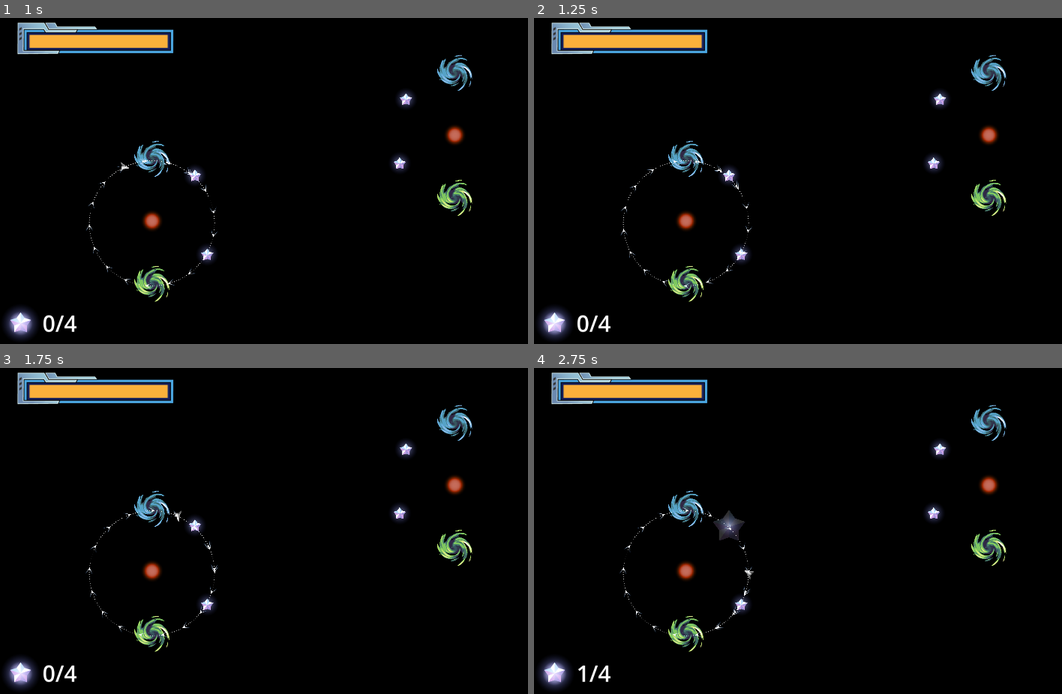
Above: before the commit, frames 1-4 (two rows, left to right).
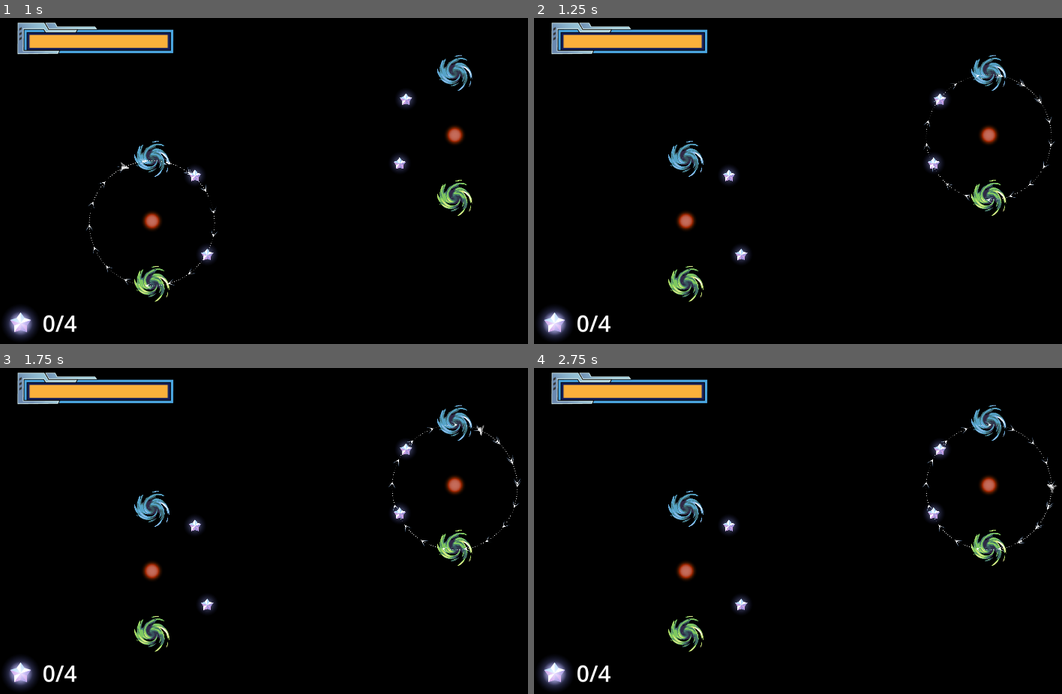
Above: after the commit, the same moments.

Repository: revanj/AstronautAndOrbit
Game: Godot game, scene res://TestLevels/TestWormHole.tscn
The game is run twice, just before and just after one commit, with the same random seed, the same clock (stepped at 60 frames per second) and the same inputs. This scene is started directly instead of the project's main scene. The engine's default icon, where the game draws it, is replaced by a stand-in: a white triangle on a blue panel in a dark square.
Inputs (mouse positions are in pixels of both pictures, inside the frame that each line leads up to):
- Up to frame 1 (1 s): move the mouse to (432, 158) at 0.52 s; hold D (thruster_right_turn) from 0.53 s (still down); click (432, 158) at 0.67 s; click (432, 158) at 0.77 s
- Up to frame 2 (1.25 s): keep holding D (thruster_right_turn)
- Up to frame 3 (1.75 s): release D (thruster_right_turn) at 1.25 s; drag from (179, 540) to (454, 485) at 1.27 s
- Up to frame 4 (2.75 s): move the mouse to (893, 452) at 2.02 s; hold D (thruster_right_turn) from 2.03 s (still down)

Frame 1 is identical in both runs. In frame 2, 0.4% of the frame differs, in the area x 16-99%, y 16-84%; in frame 3, 0.4%; in frame 4, 0.8%, in the area x 8-100%, y 16-97%.

Commit message:
add level snapshots, fix dependencies

Diff:
--- /dev/null
+++ b/Prefabs/UI/LevelSelectPanel.tscn
@@ -0,0 +1,63 @@
+[gd_scene load_steps=9 format=3 uid="uid://yqgqpxn0a40q"]
+
+[ext_resource type="Theme" uid="uid://bqoweilw2b87q" path="res://Art/Resources/ui_theme.tres" id="1_bswdd"]
+[ext_resource type="Script" path="res://Scripts/LevelSelectPanel.gd" id="2_0forn"]
+[ext_resource type="Texture2D" uid="uid://ep8bt4mrb05c" path="res://Art/UI/LevelSnapshots/TripleStarShift.png" id="3_1gqg0"]
+
+[sub_resource type="StyleBoxEmpty" id="StyleBoxEmpty_4bwqk"]
+
+[sub_resource type="StyleBoxEmpty" id="StyleBoxEmpty_3apxn"]
+
+[sub_resource type="StyleBoxEmpty" id="StyleBoxEmpty_cv1ek"]
+
+[sub_resource type="StyleBoxEmpty" id="StyleBoxEmpty_datuk"]
+
+[sub_resource type="StyleBoxEmpty" id="StyleBoxEmpty_esl6t"]
+
+[node name="LevelSelectPanel" type="Panel"]
+modulate = Color(1.5, 1.5, 1.5, 1)
+custom_minimum_size = Vector2(0, 276.51)
+offset_right = 399.0
+offset_bottom = 277.0
+size_flags_horizontal = 3
+theme = ExtResource("1_bswdd")
+script = ExtResource("2_0forn")
+
+[node name="Button" type="Button" parent="."]
+layout_mode = 1
+anchors_preset = 15
+anchor_right = 1.0
+anchor_bottom = 1.0
+grow_horizontal = 2
+grow_vertical = 2
+theme_override_styles/normal = SubResource("StyleBoxEmpty_4bwqk")
+theme_override_styles/hover = SubResource("StyleBoxEmpty_3apxn")
+theme_override_styles/pressed = SubResource("StyleBoxEmpty_cv1ek")
+theme_override_styles/disabled = SubResource("StyleBoxEmpty_datuk")
+theme_override_styles/focus = SubResource("StyleBoxEmpty_esl6t")
+
+[node name="TextureRect" type="TextureRect" parent="."]
+layout_mode = 1
+anchors_preset = 15
+anchor_right = 1.0
+anchor_bottom = 1.0
+offset_left = 26.0
+offset_top = 25.0
+offset_right = -23.0
+offset_bottom = -62.51
+grow_horizontal = 2
+grow_vertical = 2
+texture = ExtResource("3_1gqg0")
+expand_mode = 2
+
+[node name="Label" type="Label" parent="."]
+layout_mode = 0
+offset_left = 26.0
+offset_top = 216.0
+offset_right = 365.0
+offset_bottom = 263.0
+theme_override_font_sizes/font_size = 31
+text = "Something"
+horizontal_alignment = 1
+
+[connection signal="pressed" from="Button" to="." method="_on_button_pressed"]
--- a/Prefabs/WormholePair.tscn
+++ b/Prefabs/WormholePair.tscn
@@ -1,7 +1,7 @@
 [gd_scene load_steps=4 format=3 uid="uid://db2kox2r462sm"]
 
 [ext_resource type="PackedScene" uid="uid://cdl2c78ntdfc8" path="res://Planets/Wormhole/Wormhole.tscn" id="1_4rlku"]
-[ext_resource type="Script" path="res://WormholePair.gd" id="1_bjyp3"]
+[ext_resource type="Script" path="res://Scripts/WormholePair.gd" id="1_bjyp3"]
 
 [sub_resource type="CircleShape2D" id="CircleShape2D_7ak03"]
 radius = 36.0555
--- a/Scenes/ChapterSelect.tscn
+++ b/Scenes/ChapterSelect.tscn
@@ -1,7 +1,7 @@
 [gd_scene load_steps=4 format=3 uid="uid://cmj62u51f6fbd"]
 
+[ext_resource type="PackedScene" uid="uid://yqgqpxn0a40q" path="res://Prefabs/UI/LevelSelectPanel.tscn" id="1_f7xqw"]
 [ext_resource type="Theme" uid="uid://bqoweilw2b87q" path="res://Art/Resources/ui_theme.tres" id="1_gnh1n"]
-[ext_resource type="Texture2D" uid="uid://ep8bt4mrb05c" path="res://Art/UI/image.png" id="2_0phtx"]
 
 [sub_resource type="Theme" id="Theme_ie2we"]
 
@@ -45,35 +45,8 @@
 theme_override_constants/v_separation = 30
 columns = 4
 
-[node name="Panel" type="Panel" parent="VSplitContainer/ScrollContainer/MarginContainer/GridContainer"]
-modulate = Color(1.5, 1.5, 1.5, 1)
-custom_minimum_size = Vector2(0, 276.51)
+[node name="Panel" parent="VSplitContainer/ScrollContainer/MarginContainer/GridContainer" instance=ExtResource("1_f7xqw")]
 layout_mode = 2
-size_flags_horizontal = 3
-theme = ExtResource("1_gnh1n")
-
-[node name="TextureRect" type="TextureRect" parent="VSplitContainer/ScrollContainer/MarginContainer/GridContainer/Panel"]
-layout_mode = 1
-anchors_preset = 15
-anchor_right = 1.0
-anchor_bottom = 1.0
-offset_left = 26.0
-offset_top = 25.0
-offset_right = -23.0
-offset_bottom = -62.51
-grow_horizontal = 2
-grow_vertical = 2
-texture = ExtResource("2_0phtx")
-expand_mode = 2
-
-[node name="Label" type="Label" parent="VSplitContainer/ScrollContainer/MarginContainer/GridContainer/Panel"]
-layout_mode = 0
-offset_left = 26.0
-offset_top = 216.0
-offset_right = 365.0
-offset_bottom = 263.0
-theme_override_font_sizes/font_size = 31
-text = "Slingshot Far Far Away"
 
 [node name="Panel2" type="Panel" parent="VSplitContainer/ScrollContainer/MarginContainer/GridContainer"]
 custom_minimum_size = Vector2(0, 276.51)
--- /dev/null
+++ b/Scripts/LevelSelectPanel.gd
@@ -0,0 +1,6 @@
+extends Panel
+
+@export var level_path: String
+
+func _on_button_pressed():
+	get_tree().change_scene_to_file(level_path)
--- a/TestLevels/TestBlackholeSlingshot.tscn
+++ b/TestLevels/TestBlackholeSlingshot.tscn
@@ -2,7 +2,7 @@
 
 [ext_resource type="PackedScene" uid="uid://w6gs4ljwad72" path="res://TestLevels/LevelBase.tscn" id="1_04xow"]
 [ext_resource type="PackedScene" uid="uid://b160ih64nd20k" path="res://GravityObjects/Star.tscn" id="2_ml148"]
-[ext_resource type="Texture2D" uid="uid://cya38ef4wtcxt" path="res://Art/StarFailedwannabe.svg" id="3_gxqn4"]
+[ext_resource type="Texture2D" uid="uid://cya38ef4wtcxt" path="res://Art/Stars/StarFailedwannabe.svg" id="3_gxqn4"]
 [ext_resource type="PackedScene" uid="uid://u0a0gbin38w1" path="res://GravityObjects/Blackhole.tscn" id="4_nrkt6"]
 [ext_resource type="PackedScene" uid="uid://co8brsgf1hgks" path="res://Prefabs/EnergyStar.tscn" id="5_i0vph"]
 
--- a/TestLevels/TestMovingStars.tscn
+++ b/TestLevels/TestMovingStars.tscn
@@ -1,8 +1,8 @@
-[gd_scene load_steps=6 format=3 uid="uid://tfhrrbkbm36e"]
+[gd_scene load_steps=6 format=3 uid="uid://oe0148gy0ywx"]
 
 [ext_resource type="PackedScene" uid="uid://w6gs4ljwad72" path="res://TestLevels/LevelBase.tscn" id="1_5qnmd"]
 [ext_resource type="PackedScene" uid="uid://b160ih64nd20k" path="res://GravityObjects/Star.tscn" id="2_44xs2"]
-[ext_resource type="Texture2D" uid="uid://cya38ef4wtcxt" path="res://Art/StarFailedwannabe.svg" id="3_wivpi"]
+[ext_resource type="Texture2D" uid="uid://cya38ef4wtcxt" path="res://Art/Stars/StarFailedwannabe.svg" id="3_wivpi"]
 [ext_resource type="PackedScene" uid="uid://co8brsgf1hgks" path="res://Prefabs/EnergyStar.tscn" id="4_6j80i"]
 
 [sub_resource type="ShaderMaterial" id="ShaderMaterial_2lpja"]
--- a/TestLevels/TestOrbitalCorrection.tscn
+++ b/TestLevels/TestOrbitalCorrection.tscn
@@ -2,7 +2,7 @@
 
 [ext_resource type="PackedScene" uid="uid://w6gs4ljwad72" path="res://TestLevels/LevelBase.tscn" id="1_4yahq"]
 [ext_resource type="PackedScene" uid="uid://b160ih64nd20k" path="res://GravityObjects/Star.tscn" id="2_g6v8c"]
-[ext_resource type="Texture2D" uid="uid://cya38ef4wtcxt" path="res://Art/StarFailedwannabe.svg" id="3_02ala"]
+[ext_resource type="Texture2D" uid="uid://cya38ef4wtcxt" path="res://Art/Stars/StarFailedwannabe.svg" id="3_02ala"]
 [ext_resource type="PackedScene" uid="uid://co8brsgf1hgks" path="res://Prefabs/EnergyStar.tscn" id="3_r3moe"]
 
 [sub_resource type="ShaderMaterial" id="ShaderMaterial_2lpja"]
--- a/TestLevels/TestPulsars.tscn
+++ b/TestLevels/TestPulsars.tscn
@@ -3,7 +3,7 @@
 [ext_resource type="PackedScene" uid="uid://w6gs4ljwad72" path="res://TestLevels/LevelBase.tscn" id="1_nwhyb"]
 [ext_resource type="PackedScene" uid="uid://b160ih64nd20k" path="res://GravityObjects/Star.tscn" id="2_la6aq"]
 [ext_resource type="PackedScene" uid="uid://co8brsgf1hgks" path="res://Prefabs/EnergyStar.tscn" id="4_mtmmp"]
-[ext_resource type="Texture2D" uid="uid://cgtd6f5q8jxrl" path="res://Art/StarNeutron.svg" id="4_rj1ek"]
+[ext_resource type="Texture2D" uid="uid://cgtd6f5q8jxrl" path="res://Art/Stars/StarNeutron.svg" id="4_rj1ek"]
 [ext_resource type="PackedScene" uid="uid://s0ago0barwn0" path="res://GravityObjects/DeathBeams.tscn" id="5_rxtsv"]
 
 [sub_resource type="ShaderMaterial" id="ShaderMaterial_2lpja"]
--- a/TestLevels/TestSimpleSlingshot.tscn
+++ b/TestLevels/TestSimpleSlingshot.tscn
@@ -2,9 +2,9 @@
 
 [ext_resource type="PackedScene" uid="uid://w6gs4ljwad72" path="res://TestLevels/LevelBase.tscn" id="1_73wph"]
 [ext_resource type="PackedScene" uid="uid://b160ih64nd20k" path="res://GravityObjects/Star.tscn" id="2_t10vf"]
-[ext_resource type="Texture2D" uid="uid://rftq5wkvdy6s" path="res://Art/StarRedgiant.svg" id="3_qrbn8"]
+[ext_resource type="Texture2D" uid="uid://rftq5wkvdy6s" path="res://Art/Stars/StarRedgiant.svg" id="3_qrbn8"]
 [ext_resource type="PackedScene" uid="uid://co8brsgf1hgks" path="res://Prefabs/EnergyStar.tscn" id="3_ur5qs"]
-[ext_resource type="Texture2D" uid="uid://bqn66tyhuu470" path="res://Art/StarOrange.svg" id="4_qpnyj"]
+[ext_resource type="Texture2D" uid="uid://bqn66tyhuu470" path="res://Art/Stars/StarOrange.svg" id="4_qpnyj"]
 
 [node name="LevelBase" instance=ExtResource("1_73wph")]
 
--- a/TestLevels/TestThrusterStarShift.tscn
+++ b/TestLevels/TestThrusterStarShift.tscn
@@ -3,8 +3,8 @@
 [ext_resource type="PackedScene" uid="uid://w6gs4ljwad72" path="res://TestLevels/LevelBase.tscn" id="1_vfgw3"]
 [ext_resource type="PackedScene" uid="uid://b160ih64nd20k" path="res://GravityObjects/Star.tscn" id="2_7bsnp"]
 [ext_resource type="PackedScene" uid="uid://co8brsgf1hgks" path="res://Prefabs/EnergyStar.tscn" id="3_chk8m"]
-[ext_resource type="Texture2D" uid="uid://bekwdyi03o4ny" path="res://Art/StarWhitegiant.svg" id="3_ix4v4"]
-[ext_resource type="Texture2D" uid="uid://fgmwbw0shedp" path="res://Art/StarYellow.svg" id="4_ga58w"]
+[ext_resource type="Texture2D" uid="uid://bekwdyi03o4ny" path="res://Art/Stars/StarWhitegiant.svg" id="3_ix4v4"]
+[ext_resource type="Texture2D" uid="uid://fgmwbw0shedp" path="res://Art/Stars/StarYellow.svg" id="4_ga58w"]
 
 [node name="LevelBase" instance=ExtResource("1_vfgw3")]
 metadata/_edit_vertical_guides_ = []
--- a/TestLevels/TestWormHole.tscn
+++ b/TestLevels/TestWormHole.tscn
@@ -3,7 +3,7 @@
 [ext_resource type="PackedScene" uid="uid://w6gs4ljwad72" path="res://TestLevels/LevelBase.tscn" id="1_lkqud"]
 [ext_resource type="Shader" path="res://Planets/Asteroids/Asteroids.gdshader" id="2_e10mb"]
 [ext_resource type="PackedScene" uid="uid://b160ih64nd20k" path="res://GravityObjects/Star.tscn" id="3_l6cl2"]
-[ext_resource type="Texture2D" uid="uid://cya38ef4wtcxt" path="res://Art/StarFailedwannabe.svg" id="4_5lhh6"]
+[ext_resource type="Texture2D" uid="uid://cya38ef4wtcxt" path="res://Art/Stars/StarFailedwannabe.svg" id="4_5lhh6"]
 [ext_resource type="PackedScene" uid="uid://co8brsgf1hgks" path="res://Prefabs/EnergyStar.tscn" id="5_spwf6"]
 [ext_resource type="PackedScene" uid="uid://db2kox2r462sm" path="res://Prefabs/WormholePair.tscn" id="6_4g3bf"]
 [ext_resource type="Texture2D" uid="uid://uk4qtgq8emu8" path="res://Art/Shaders/BlueWormhole.tres" id="7_yvk8o"]
--- a/TestLevels/TestWormHoleRedirection.tscn
+++ b/TestLevels/TestWormHoleRedirection.tscn
@@ -3,9 +3,9 @@
 [ext_resource type="PackedScene" uid="uid://w6gs4ljwad72" path="res://TestLevels/LevelBase.tscn" id="1_xddcu"]
 [ext_resource type="Shader" path="res://Planets/Asteroids/Asteroids.gdshader" id="2_tvw6j"]
 [ext_resource type="PackedScene" uid="uid://b160ih64nd20k" path="res://GravityObjects/Star.tscn" id="3_pl6mg"]
-[ext_resource type="Texture2D" uid="uid://cya38ef4wtcxt" path="res://Art/StarFailedwannabe.svg" id="4_1a535"]
+[ext_resource type="Texture2D" uid="uid://cya38ef4wtcxt" path="res://Art/Stars/StarFailedwannabe.svg" id="4_1a535"]
 [ext_resource type="PackedScene" uid="uid://co8brsgf1hgks" path="res://Prefabs/EnergyStar.tscn" id="5_23mq2"]
-[ext_resource type="Texture2D" uid="uid://cgtd6f5q8jxrl" path="res://Art/StarNeutron.svg" id="5_gstwl"]
+[ext_resource type="Texture2D" uid="uid://cgtd6f5q8jxrl" path="res://Art/Stars/StarNeutron.svg" id="5_gstwl"]
 [ext_resource type="PackedScene" uid="uid://db2kox2r462sm" path="res://Prefabs/WormholePair.tscn" id="6_hmcqc"]
 [ext_resource type="PackedScene" uid="uid://s0ago0barwn0" path="res://GravityObjects/DeathBeams.tscn" id="6_whfnq"]
 
--- a/TestLevels/TestZigZag.tscn
+++ b/TestLevels/TestZigZag.tscn
@@ -2,7 +2,7 @@
 
 [ext_resource type="PackedScene" uid="uid://w6gs4ljwad72" path="res://TestLevels/LevelBase.tscn" id="1_b00ni"]
 [ext_resource type="PackedScene" uid="uid://b160ih64nd20k" path="res://GravityObjects/Star.tscn" id="2_wy4ki"]
-[ext_resource type="Texture2D" uid="uid://cya38ef4wtcxt" path="res://Art/StarFailedwannabe.svg" id="3_7qkvq"]
+[ext_resource type="Texture2D" uid="uid://cya38ef4wtcxt" path="res://Art/Stars/StarFailedwannabe.svg" id="3_7qkvq"]
 [ext_resource type="PackedScene" uid="uid://co8brsgf1hgks" path="res://Prefabs/EnergyStar.tscn" id="4_wmolu"]
 
 [sub_resource type="ShaderMaterial" id="ShaderMaterial_2lpja"]
Binary file added: Art/UI/LevelSnapshots/LimitedFuelStarShift.png
Not shown, added: Art/UI/LevelSnapshots/LimitedFuelStarShift.png.import
Binary file added: Art/UI/LevelSnapshots/OrbitalCorrection.png
Not shown, added: Art/UI/LevelSnapshots/OrbitalCorrection.png.import
Binary file added: Art/UI/LevelSnapshots/SimpleStarshift.png
Not shown, added: Art/UI/LevelSnapshots/SimpleStarshift.png.import
Binary file added: Art/UI/LevelSnapshots/TestPulsars.png
Not shown, changed: Art/UI/LevelSnapshots/TestPulsars.png.import
Binary file added: Art/UI/LevelSnapshots/TestWormhole.png
Not shown, added: Art/UI/LevelSnapshots/TestWormhole.png.import
Renamed: Art/UI/image.png -> Art/UI/LevelSnapshots/TripleStarShift.png
Not shown, added: Art/UI/LevelSnapshots/TripleStarShift.png.import
(and 4 more such lines)
